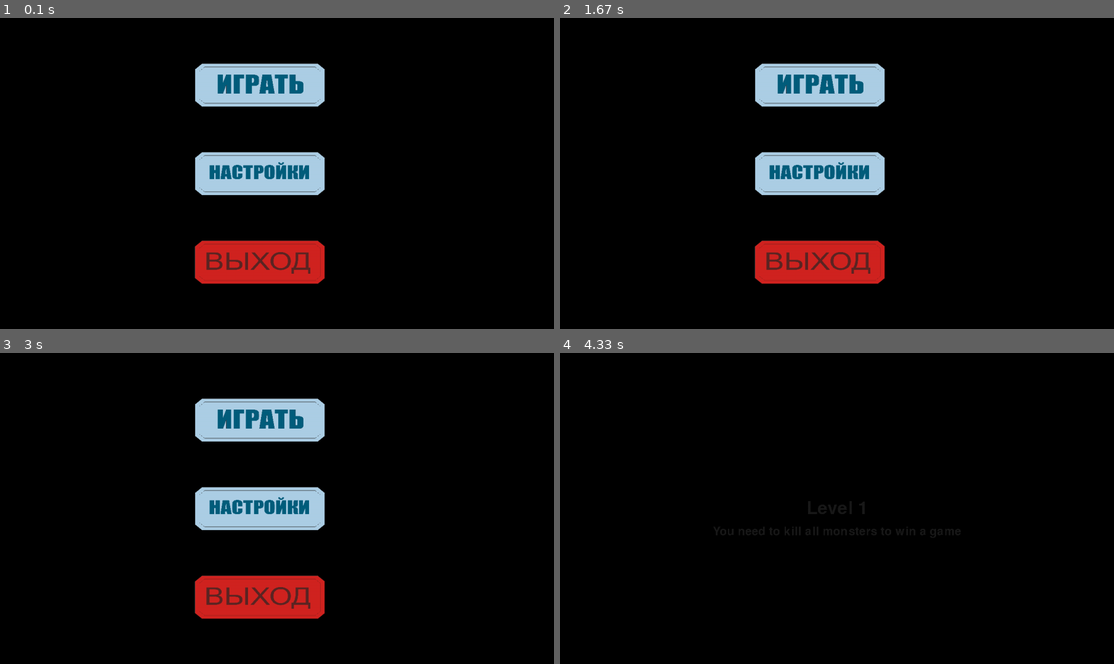
Above: before the commit, frames 1-4 (two rows, left to right).
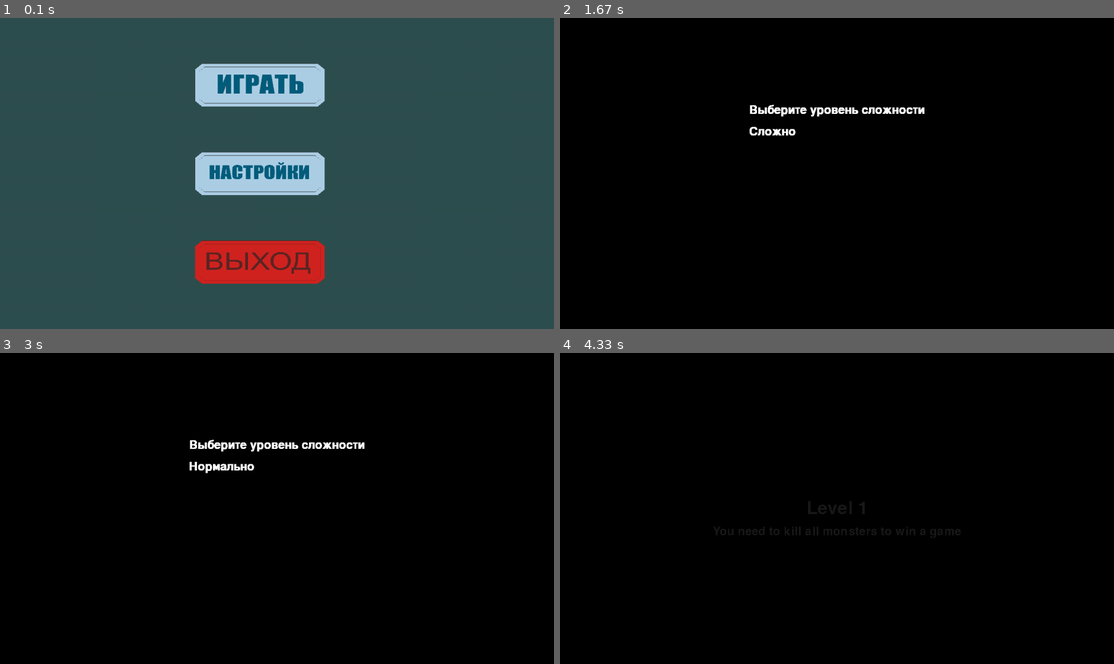
Above: after the commit, the same moments.

Repository: AmirHai/PyGameProject
Game: pygame game, started from classes/main.py
Two runs of this game, one before a commit and one after it. Both use one fixed random seed, a clock stepped at 60 frames per second and the inputs below.
Inputs (mouse positions are in pixels of both pictures, inside the frame that each line leads up to):
- Up to frame 1 (0.1 s): no input
- Up to frame 2 (1.67 s): click (837, 173) at 0.38 s; hold D 0.67-1.13 s
- Up to frame 3 (3 s): hold A 1.67-2.2 s; hold A 2.23-2.63 s; hold D from 2.67 s (still down)
- Up to frame 4 (4.33 s): release D at 3.3 s; hold Esc 3.33-3.8 s; hold A 3.33-3.8 s; click (820, 418) at 3.88 s

The runs differ from the first frame. In frame 1, 90% of the frame differs, in the area x 0-100%, y 0-100%; in frame 2, 10%; in frame 3, 10%; in frame 4, nothing differs.

Commit message:
Добавил настройки

Diff:
--- a/classes/GameProcess.py
+++ b/classes/GameProcess.py
@@ -19,7 +19,7 @@
 }
 
 
-def game_init(level, weapons, coins_collected, all_coins_collected, monsters_killed):
+def game_init(level, weapons, coins_collected, all_coins_collected, monsters_killed, difficulty):
     start_game_event(level)
     game_map = GameMap(level)
     all_keys = [False] * 4
@@ -49,7 +49,8 @@
         if len(i) != 0:
             for _ in range(random.randint(5, 7)):
                 monster_pos = random.choice(i)
-                Monster('swordsman', monster_pos, game_map.MainHeroPosition, monsters_sprites, level)
+                Monster('swordsman', monster_pos, game_map.MainHeroPosition,
+                        monsters_sprites, level, difficulty)
                 monster_stopped.append(0)
                 monster_move.append(False)
 
--- a/classes/Monster.py
+++ b/classes/Monster.py
@@ -28,7 +28,7 @@
 
 
 class Monster(pygame.sprite.Sprite):
-    def __init__(self, monster_type, position, player_pos, sprite_group, level):
+    def __init__(self, monster_type, position, player_pos, sprite_group, level, difficulty):
         super().__init__(sprite_group)
         self.image = pygame.transform.scale(TYPES[monster_type], (25, 40))
 
@@ -44,6 +44,10 @@
             self.life = 8
         elif level == 3:
             self.life = 12
+        if difficulty == 'hard':
+            self.life += 2
+        elif difficulty == 'easy':
+            self.life -= 2
 
     def move_to_player(self, player_position):
         if abs(player_position[0] - self.position[0]) < MONSTER_VISION and \
--- a/classes/main_menu.py
+++ b/classes/main_menu.py
@@ -1,6 +1,7 @@
 from AllConstants import *
 from serviceFunctions import load_image, terminate
 from GameProcess import game_init
+from settings import settings
 
 
 def main_menu_init():
@@ -21,6 +22,7 @@
     exit_sprite.rect.x = 450
     exit_sprite.rect.y = 515
 
+    difficulty = 'normal'
     level = 1
     items = ['pistol', None]
     money, all_money, killed = 0, 0, 0
@@ -32,7 +34,7 @@
             if event.type == pygame.MOUSEBUTTONDOWN:
                 if play_sprite.rect.collidepoint(event.pos):
                     new_level, items, money, all_money, killed = game_init(level, items,
-                                                                           money, all_money, killed)
+                                                                           money, all_money, killed, difficulty)
                     if level == 4 or new_level == level:
                         level = 1
                         items = ['pistol', None]
@@ -40,9 +42,9 @@
                     else:
                         level = new_level
                 if settings_sprite.rect.collidepoint(event.pos):
-                    pass
+                    difficulty = settings(difficulty)
                 if exit_sprite.rect.collidepoint(event.pos):
                     terminate()
-        SCREEN.fill('Black')
         buttons_sprites.draw(SCREEN)
         pygame.display.flip()
+        SCREEN.fill((47, 79, 79))
--- /dev/null
+++ b/classes/settings.py
@@ -0,0 +1,59 @@
+from AllConstants import *
+from serviceFunctions import terminate
+
+
+def settings(difficulty):
+    SCREEN.fill('Black')
+    font = pygame.font.Font(None, 40)
+    text = 'Выберите уровень сложности'
+    text_rendered = font.render(text, True, 'White')
+    text_rendered_rect = text_rendered.get_rect()
+    text_rendered_rect.x = 437
+    text_rendered_rect.y = 200
+    difficulties = ['easy', 'normal', 'hard']
+    difficulty_text = None
+    if difficulty == 'easy':
+        difficulty_text = 'Легко'
+    elif difficulty == 'normal':
+        difficulty_text = 'Нормально'
+    elif difficulty == 'hard':
+        difficulty_text = 'Сложно'
+    difficulty_text_rendered = font.render(difficulty_text, True, 'White')
+    difficulty_text_rendered_rect = difficulty_text_rendered.get_rect()
+    difficulty_text_rendered_rect.x = 600
+    difficulty_text_rendered_rect.y = 250
+    while True:
+        for event in pygame.event.get():
+            if event.type == pygame.QUIT:
+                terminate()
+            if event.type == pygame.KEYDOWN:
+                if event.key == pygame.K_a:
+                    if difficulty != 'easy':
+                        difficulty = difficulties[difficulties.index(difficulty) - 1]
+                        if difficulty == 'easy':
+                            difficulty_text = 'Легко'
+                        elif difficulty == 'normal':
+                            difficulty_text = 'Нормально'
+                        elif difficulty == 'hard':
+                            difficulty_text = 'Сложно'
+                        difficulty_text_rendered = font.render(difficulty_text, True, 'White')
+                        SCREEN.fill('Black')
+                if event.key == pygame.K_d:
+                    if difficulty != 'hard':
+                        difficulty = difficulties[difficulties.index(difficulty) + 1]
+                        if difficulty == 'easy':
+                            difficulty_text = 'Легко'
+                        elif difficulty == 'normal':
+                            difficulty_text = 'Нормально'
+                        elif difficulty == 'hard':
+                            difficulty_text = 'Сложно'
+                        difficulty_text_rendered = font.render(difficulty_text, True, 'White')
+                        SCREEN.fill('Black')
+                if event.key == pygame.K_ESCAPE:
+                    return difficulty
+        difficulty_text_rendered_rect = difficulty_text_rendered.get_rect()
+        difficulty_text_rendered_rect.x = 437
+        difficulty_text_rendered_rect.y = 250
+        pygame.display.flip()
+        SCREEN.blit(text_rendered, text_rendered_rect)
+        SCREEN.blit(difficulty_text_rendered, difficulty_text_rendered_rect)
